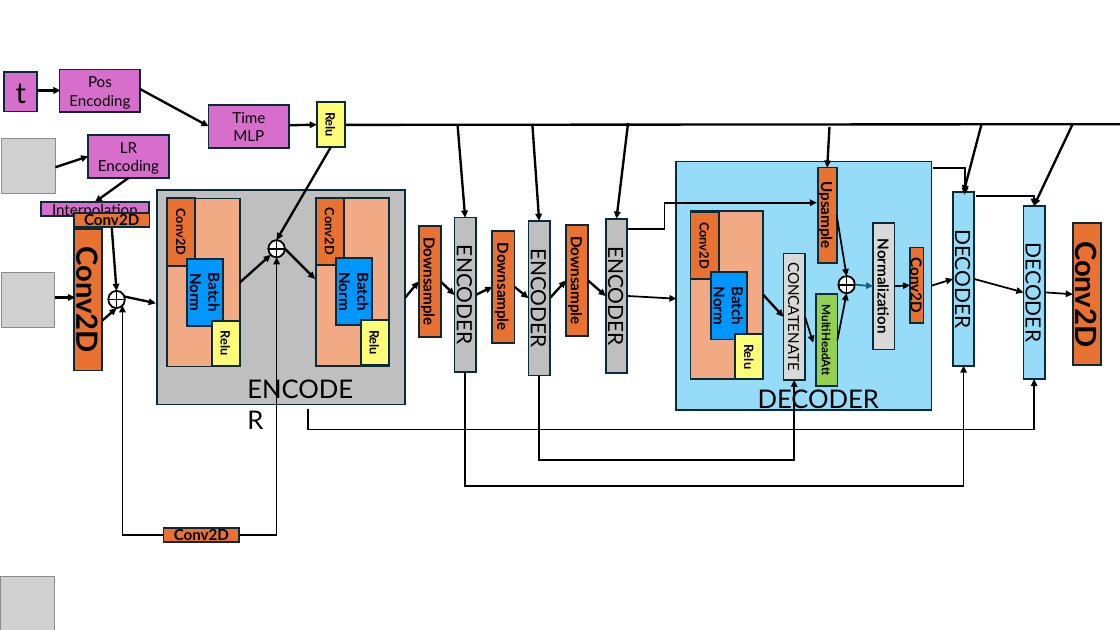
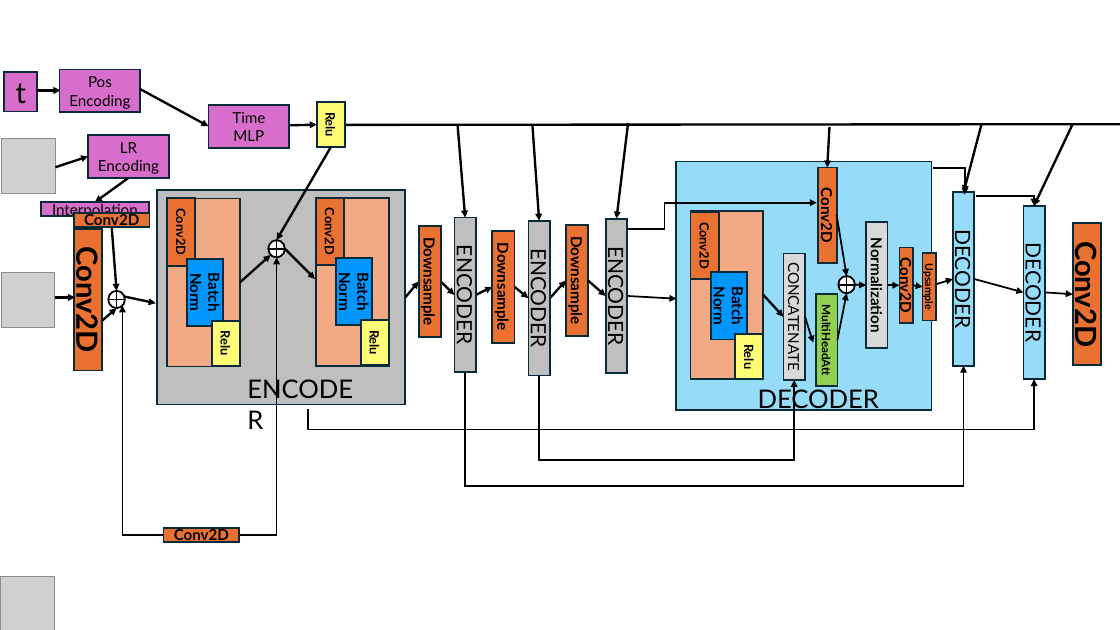
Before and after one commit to AdrianoEttari/pansharpening, a slide deck: slide 11 of models_representation.pptx. Drawn at 1120x630 pixels with LibreOffice and Linux fonts; fonts in the diff are those of the drawing; grey boxes stand for pictures. Boxes give left, top, right and bottom in pixels: in the first picture for what was removed or moved away, otherwise in the second. Text is boxed around its words. In the diff, an @@ line names an element or a change of style, - is before the commit and + after.

Commit message:
debugging line

```diff
--- a/models_representation.pptx
+++ b/models_representation.pptx
@@ text in rectangle at (x1=818, y1=193, x2=836, y2=242): text changed @@
-Upsample
+Conv2D
@@ rectangle "Normalization" moved from (x1=873, y1=223, x2=895, y2=350) to (x1=866, y1=223, x2=888, y2=349) @@
@@ rectangle "Conv2D" moved from (x1=910, y1=247, x2=923, y2=323) to (x1=900, y1=247, x2=913, y2=323) @@
@@ rectangle added at (x1=923, y1=254, x2=936, y2=321), fill #E97132, outline #092A39 1.5 pt, 9 pt, text #000000, bold @@
+Upsample
@@ arrow moved from (855, 285) - (873, 287) to (855, 285) - (866, 286) @@
@@ arrow (855, 285) - (866, 286): stroke #156082 1.5 pt to #000000 1.5 pt @@
@@ arrow moved from (895, 287) - (910, 286) to (888, 286) - (900, 286) @@
@@ arrow added from (913, 286) to (923, 287), #000000 1.5 pt @@
```
